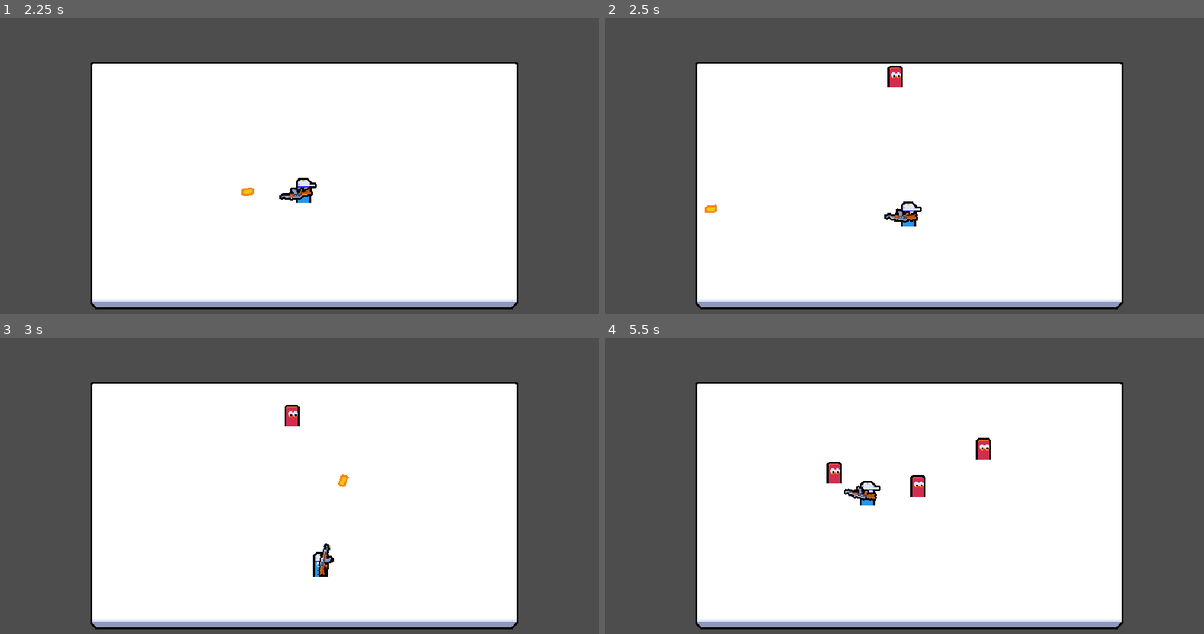
Above: before the commit, frames 1-4 (two rows, left to right).
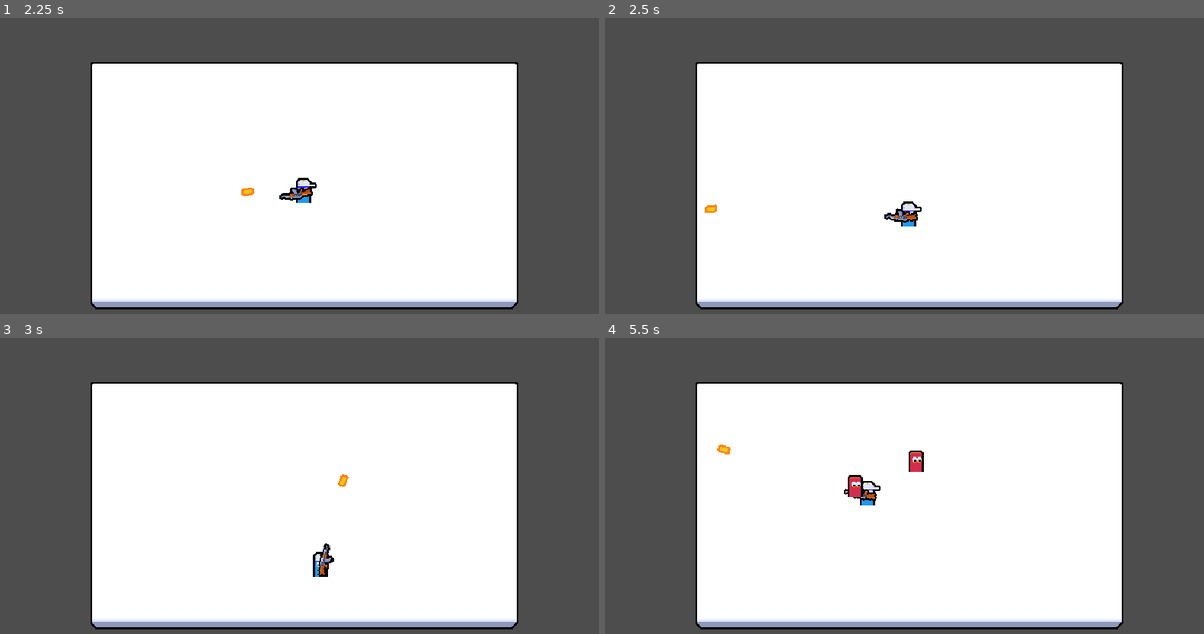
Above: after the commit, the same moments.

Repository: bartoszcholewa/2d-multiplayer-course
Game: Godot game, scene res://ui/main_menu/main_menu.tscn
The game is run twice, just before and just after one commit, with the same random seed, the same clock (stepped at 60 frames per second) and the same inputs.
Inputs (mouse positions are in pixels of both pictures, inside the frame that each line leads up to):
- Up to frame 1 (2.25 s): tap Enter at 0.5 s; move the mouse to (437, 163) at 0.52 s; press the mouse at (437, 163) at 0.53 s; hold D (move_right) 0.53-1.25 s; release the mouse at (437, 163) at 1.25 s; click "Host" at 1.25 s; tap Space at 2 s; move the mouse to (179, 198) at 2.02 s; hold S (move_down) from 2.03 s (still down); click (179, 198) at 2.1 s
- Up to frame 2 (2.5 s): keep holding S (move_down)
- Up to frame 3 (3 s): move the mouse to (365, 426) at 2.77 s; release S (move_down) at 2.78 s; press the mouse at (365, 426) at 2.78 s; hold D (move_right) from 2.78 s (still down)
- Up to frame 4 (5.5 s): move the mouse to (880, 568) at 3.52 s; release D (move_right) at 3.53 s; release the mouse at (880, 568) at 3.53 s; hold W (move_up) 3.53-4.28 s; click (880, 568) at 3.6 s; move the mouse to (1090, 551) at 4.27 s; press the mouse at (1090, 551) at 4.28 s; hold A (move_left) from 4.28 s (still down); move the mouse to (724, 450) at 5.02 s; release the mouse at (724, 450) at 5.03 s; click (724, 450) at 5.1 s

Frame 1 is identical in both runs. In frame 2, 0.2% of the frame differs, in the area x 47-50%, y 16-24%; in frame 3, 0.2%; in frame 4, 1.0%, in the area x 18-65%, y 33-54%.

Commit message:
Lesson 22 - Enemy Spawn Round

Diff:
--- a/managers/enemy_manager.gd
+++ b/managers/enemy_manager.gd
@@ -1,14 +1,33 @@
 extends Node
 
 const ENEMY_SCENE: PackedScene = preload("uid://c7u2ej7yguwy6")
+const ROUND_BASE_TIME: int = 10
+const ROUND_GROWTH: int = 5
+const BASE_ENEMY_SPAWN_TIME: float = 2.0
+const ENEMY_SPAWN_TIME_GROWTH: float = -0.15
 
 @export var enemy_spawn_root: Node
 @export var spawn_rect: ReferenceRect
 
 @onready var spawn_interval_timer: Timer = $SpawnIntervalTimer
+@onready var round_timer: Timer = $RoundTimer
+
+var round_count: int = 0
 
 func _ready() -> void:
 	spawn_interval_timer.timeout.connect(_on_spawn_interval_timer_timeout)
+	round_timer.timeout.connect(_on_round_timer_timeout)
+	begin_round()
+
+
+func begin_round() -> void:
+	round_count += 1
+	round_timer.wait_time = ROUND_BASE_TIME + ((round_count - 1) * ROUND_GROWTH)
+	round_timer.start()
+
+	spawn_interval_timer.wait_time = BASE_ENEMY_SPAWN_TIME +\
+		((round_count - 1) * ENEMY_SPAWN_TIME_GROWTH)
+	spawn_interval_timer.start()
 
 
 func get_random_spawn_position() -> Vector2:
@@ -26,3 +45,9 @@
 func _on_spawn_interval_timer_timeout() -> void:
 	if is_multiplayer_authority():
 		spawn_enemy()
+		spawn_interval_timer.start()
+
+func _on_round_timer_timeout() -> void:
+	if is_multiplayer_authority():
+		spawn_interval_timer.stop()
+		print("round over")
--- a/managers/enemy_manager.tscn
+++ b/managers/enemy_manager.tscn
@@ -5,5 +5,8 @@
 [node name="EnemyManager" type="Node"]
 script = ExtResource("1_e74v5")
 
+[node name="RoundTimer" type="Timer" parent="."]
+one_shot = true
+
 [node name="SpawnIntervalTimer" type="Timer" parent="."]
-autostart = true
+one_shot = true
